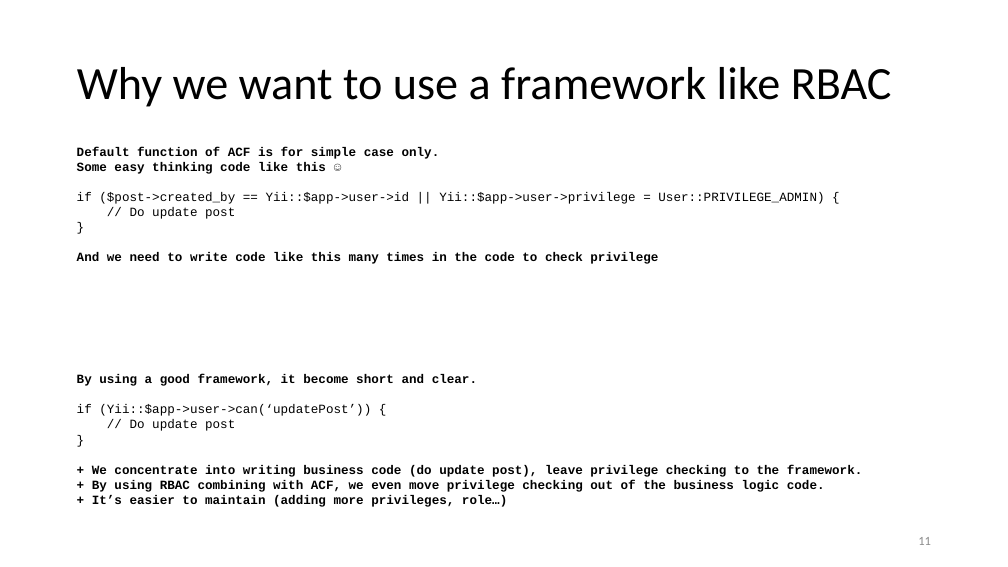
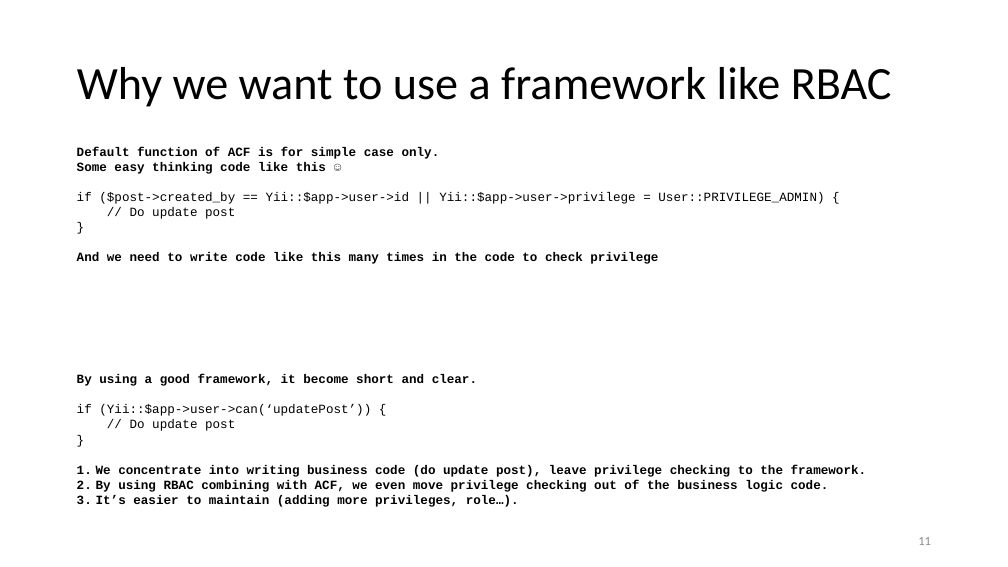
Before and after one commit to umbalaconmeogia/yii2-rbac-tutorial, a slide deck: slide 11 of docs/tutorial/Yii2RbacTutorial.pptx. Drawn at 1008x567 pixels with LibreOffice and Linux fonts; fonts in the diff are those of the drawing. Boxes give left, top, right and bottom in pixels: in the first picture for what was removed or moved away, otherwise in the second. Text is boxed around its words. In the diff, an @@ line names an element or a change of style, - is before the commit and + after.

Commit message:
Update Yii2RbacTutorial.pptx (RBAC data design).

```diff
--- a/docs/tutorial/Yii2RbacTutorial.pptx
+++ b/docs/tutorial/Yii2RbacTutorial.pptx
@@ text at [96,465,867,507]: text changed @@
-+ We concentrate into writing business code (do update post), leave privilege checking to the framework.
-+ By using RBAC combining with ACF, we even move privilege checking out of the business logic code.
-+ It’s easier to maintain (adding more privileges, role…)
+1. We concentrate into writing business code (do update post), leave privilege checking to the framework.
+2. By using RBAC combining with ACF, we even move privilege checking out of the business logic code.
+3. It’s easier to maintain (adding more privileges, role…).
```
Also in this commit, not shown: 1 other slide changed, 3 other files.
